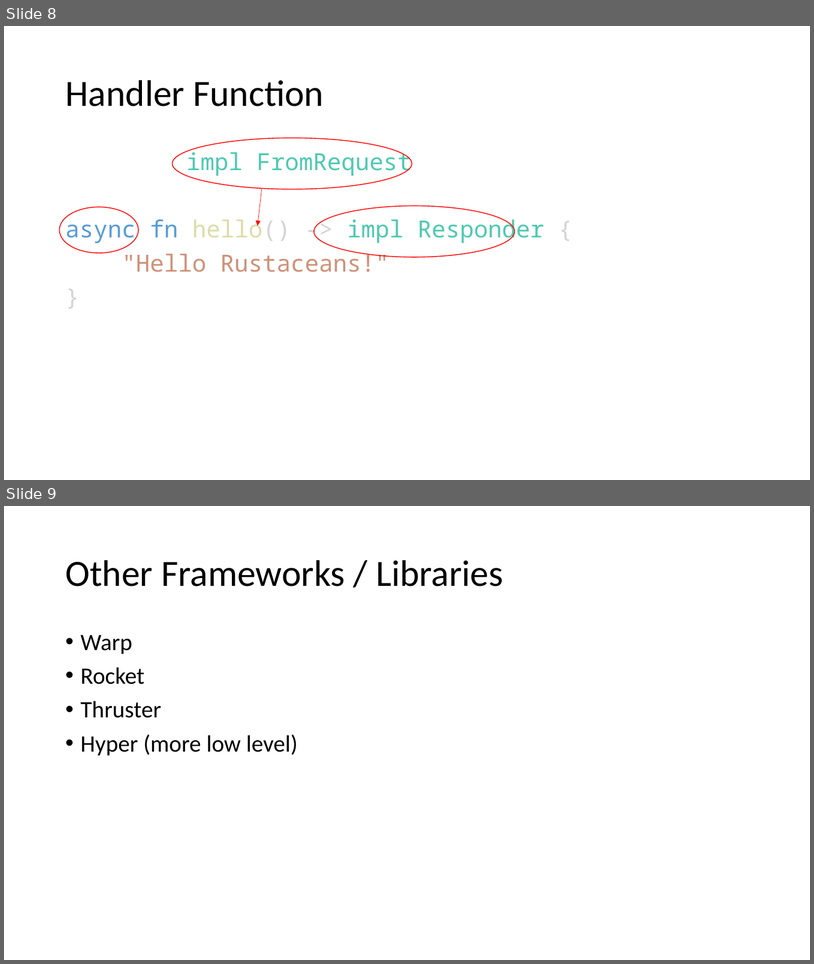
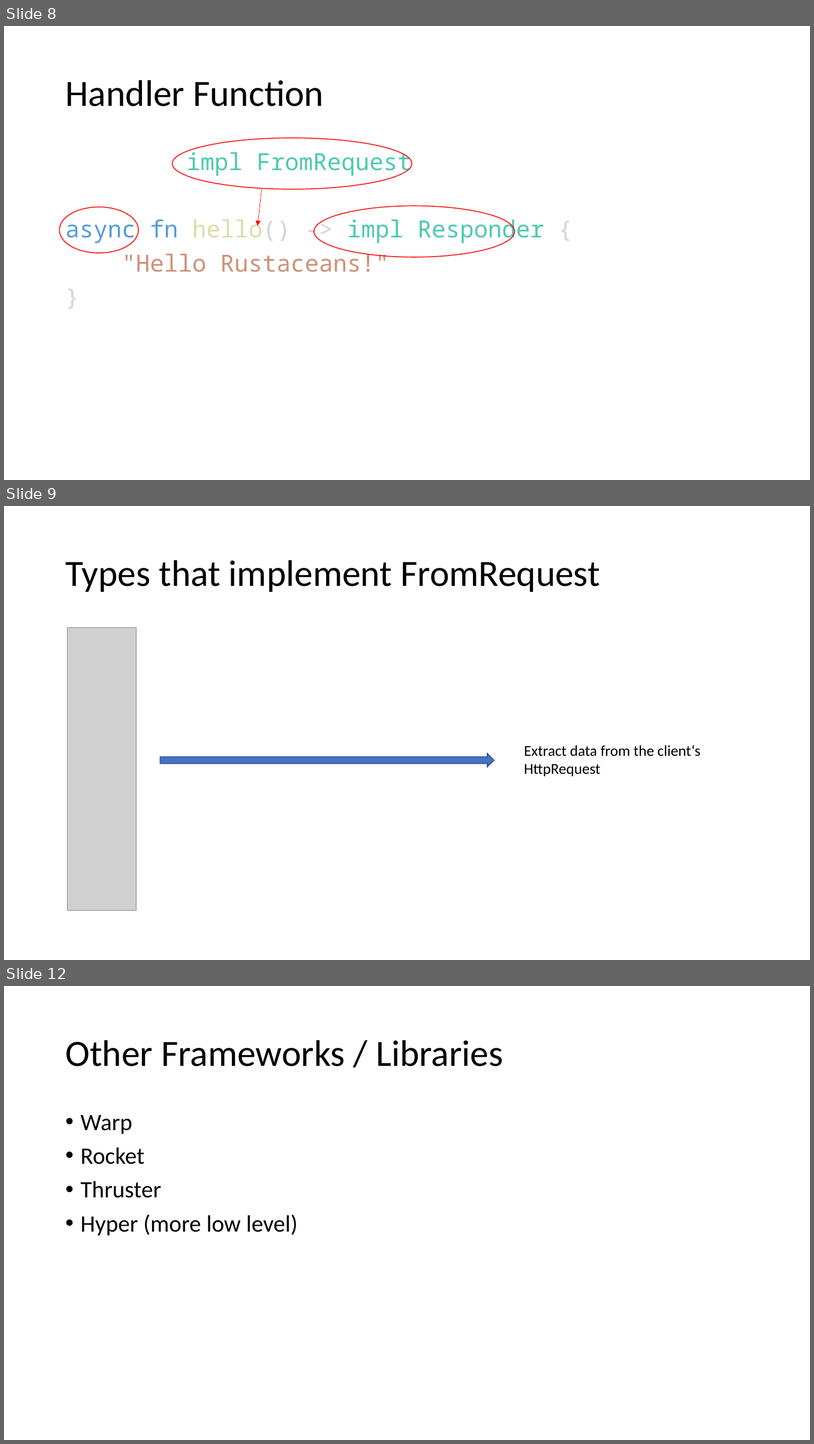
Before and after one commit to floscodes/actix_talk, a slide deck: Pres.pptx. Shown one above the other, each under a label of ours: slides 8 and 9 before the commit, slides 8, 9 and 12 after it; the slides between them are not shown. The pictures are 814x964 and 814x1444 pixels, drawn with LibreOffice and Linux fonts; fonts in the diff are those of the drawing; grey boxes stand for pictures. Boxes give left, top, right and bottom in pixels: in the first picture for what was removed or moved away, otherwise in the second. Text is boxed around its words. In the diff, an @@ line names an element or a change of style, - is before the commit and + after.

```diff
--- a/Pres.pptx
+++ b/Pres.pptx
@@ slide 9 added at (4,506,810,960), background #FFFFFF @@
@@ title added at (65,560,600,592), 44 pt, text #000000 @@
+Types that implement FromRequest
@@ picture added at (68,628,137,910) @@
@@ right arrow added at (160,753,494,767), fill #4472C4, outline #325491 1 pt @@
@@ text added at (524,745,701,776), 18 pt, text #000000 @@
+Extract data from the client‘s HttpRequest
@@ what was slide 9 is now slide 12 @@
```
Also in this commit, not shown: 1 slide changed, 2 other slides added, 3 other files.
